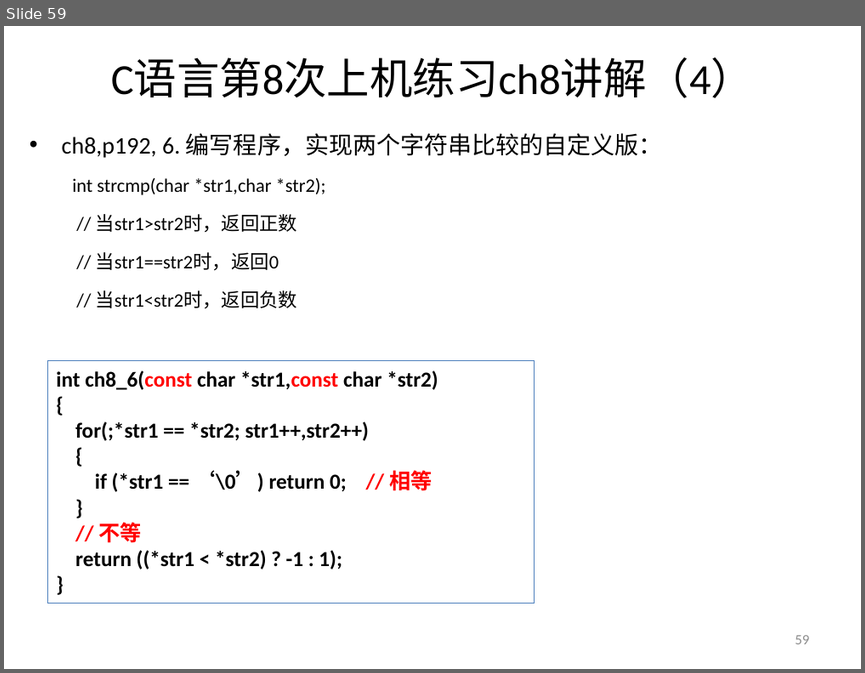
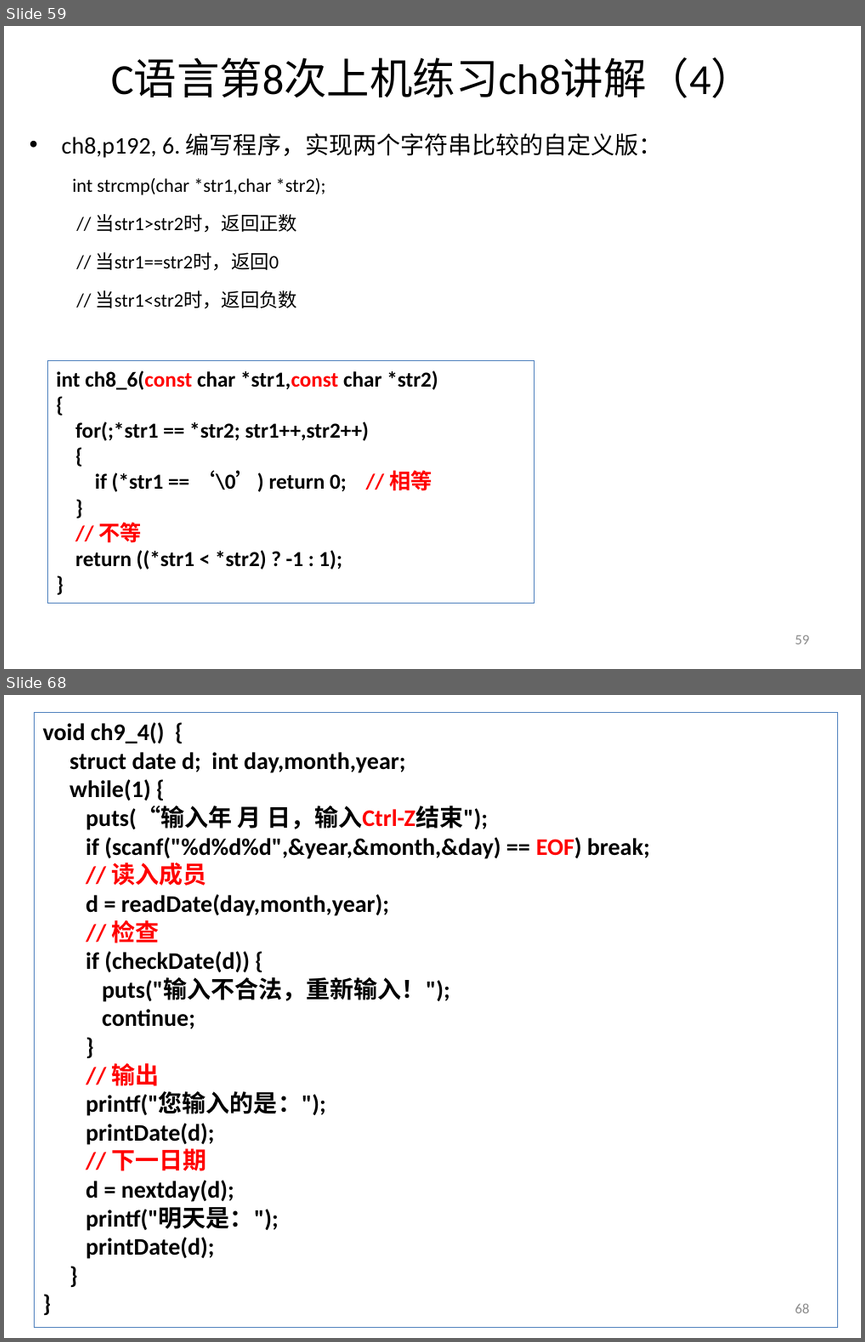
Before and after one commit to jtrfid/C-Repositories, a slide deck: 2016/上机安排.pptx. Shown one above the other, each under a label of ours: slide 59 before the commit, slides 59 and 68 after it; the slides between them are not shown. The pictures are 865x673 and 865x1342 pixels, drawn with LibreOffice and Linux fonts; fonts in the diff are those of the drawing. Boxes give left, top, right and bottom in pixels: in the first picture for what was removed or moved away, otherwise in the second. Text is boxed around its words. In the diff, an @@ line names an element or a change of style, - is before the commit and + after.

```diff
--- a/2016/上机安排.pptx
+++ b/2016/上机安排.pptx
@@ slide 68 added at box(4, 695, 861, 1338), background #FFFFFF @@
@@ rectangle added at box(34, 713, 837, 1327), outline #4F81BD 0.75 pt, 20 pt, text #000000, bold @@
+void ch9_4() {
+struct date d; int day,month,year;
+while(1) {
+puts(“输入年 月 日，输入Ctrl-Z结束");
+if (scanf("%d%d%d",&year,&month,&day) == EOF) break;
+// 读入成员
+d = readDate(day,month,year);
+// 检查
+if (checkDate(d)) {
+puts("输入不合法，重新输入！");
+continue;
+}
+// 输出
+printf("您输入的是：");
+printDate(d);
+// 下一日期
+d = nextday(d);
+printf("明天是：");
+printDate(d);
+}
+}
@@ page number added at box(794, 1303, 809, 1313), 12 pt, text #8C8C8C @@
+68
```
Also in this commit, not shown: 1 slide changed, 8 other slides added, 4 other files.
